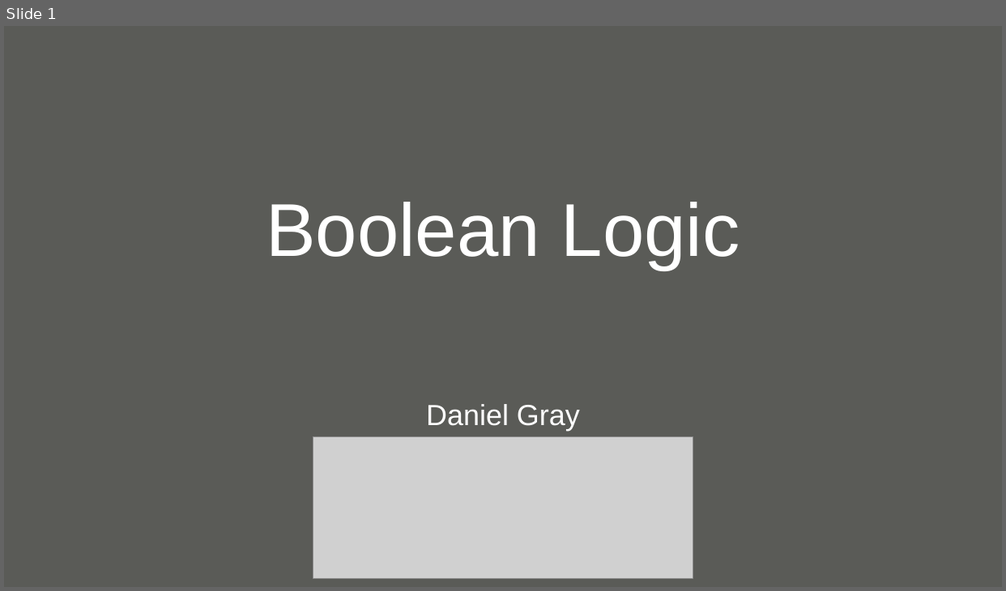
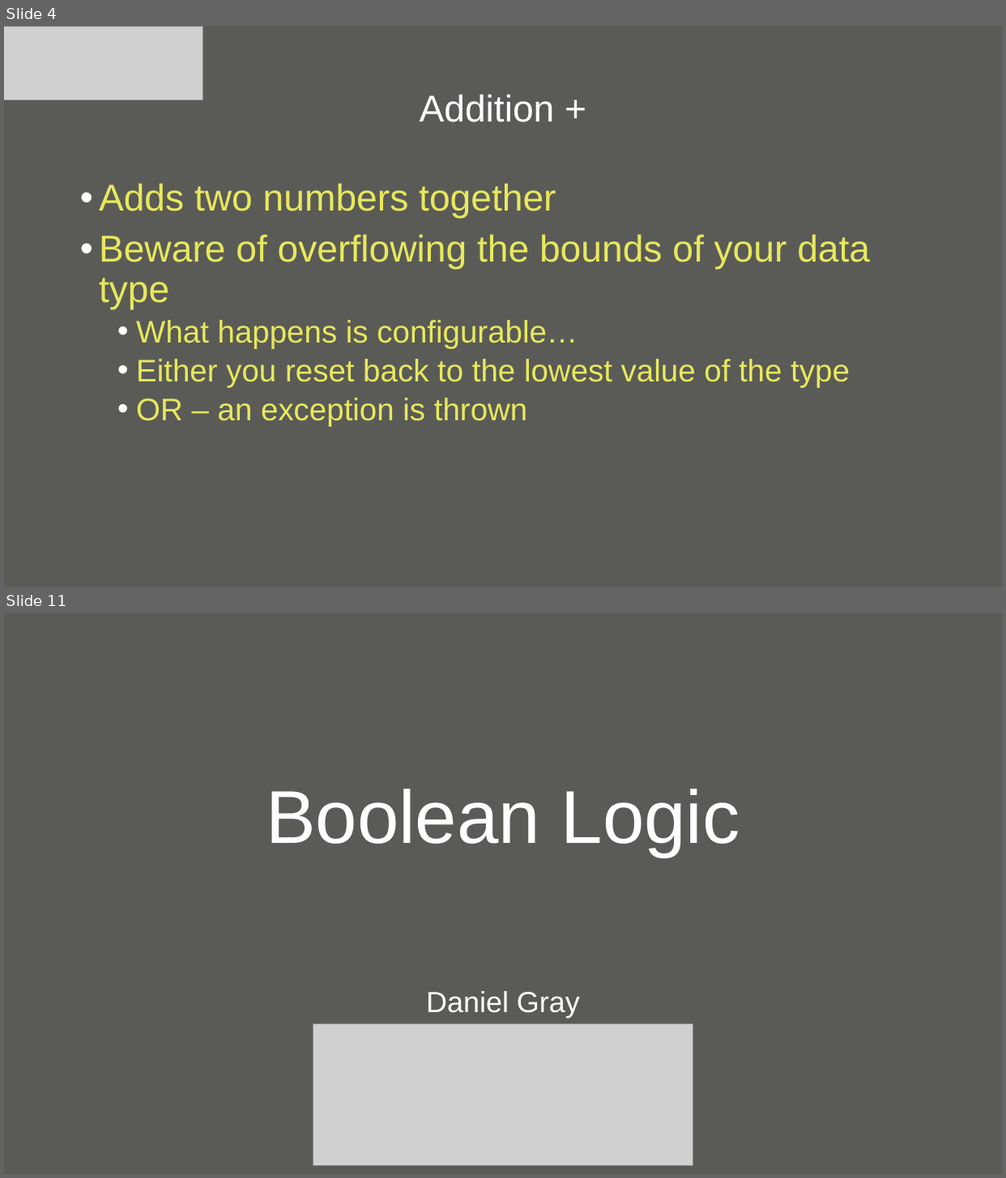
Before and after one commit to null-loop/net-training, a slide deck: CSharpAndDotNet-Part3.odp. Shown one above the other, each under a label of ours: slide 1 before the commit, slides 4 and 11 after it; the slides between them are not shown. The pictures are 1006x591 and 1006x1178 pixels, drawn with LibreOffice and Linux fonts; fonts in the diff are those of the drawing; grey boxes stand for pictures; background and template pictures are left out. Boxes give left, top, right and bottom in pixels: in the first picture for what was removed or moved away, otherwise in the second. Text is boxed around its words. In the diff, an @@ line names an element or a change of style, - is before the commit and + after.

```diff
--- a/CSharpAndDotNet-Part3.odp
+++ b/CSharpAndDotNet-Part3.odp
@@ slide 4 added at [4,26,1002,587], background #5A5B57 @@
@@ picture added at [4,26,203,100] @@
@@ title added at [420,94,555,122], 36 pt, text #FFFFFF @@
+Addition +
@@ text added at [99,183,870,426], 30 pt, text #E8E85D @@
+• Adds two numbers together
+• Beware of overflowing the bounds of your data type
+  • What happens is configurable…
+  • Either you reset back to the lowest value of the type
+  • OR – an exception is thrown
@@ what was slide 1 is now slide 11 @@
```
Also in this commit, not shown: 9 other slides added, 7 other files.
